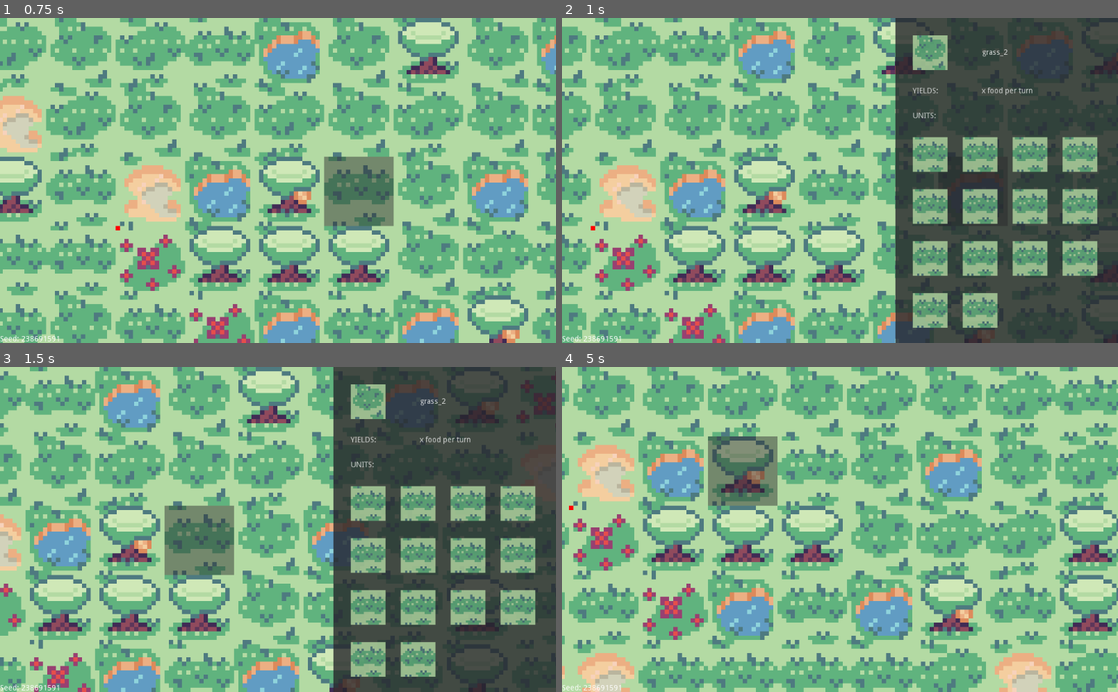
Above: before the commit, frames 1-4 (two rows, left to right).
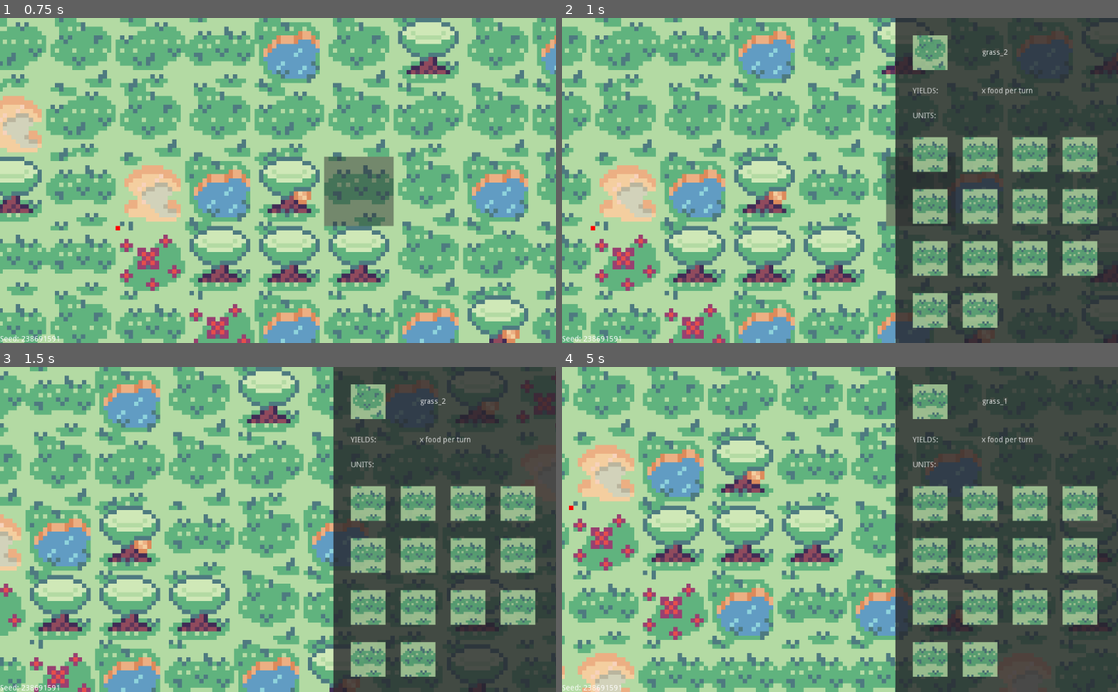
Above: after the commit, the same moments.

Repository: melonbreadjin/formiko
Game: Godot game, scene res://Game.tscn
Two runs of this game, one before a commit and one after it. Both use one fixed random seed, a clock stepped at 60 frames per second and the inputs below.
Inputs (mouse positions are in pixels of both pictures, inside the frame that each line leads up to):
- Up to frame 1 (0.75 s): tap Enter at 0.5 s; move the mouse to (400, 164) at 0.52 s; hold Right (ui_right) from 0.53 s (still down); click (400, 164) at 0.67 s
- Up to frame 2 (1 s): keep holding Right (ui_right)
- Up to frame 3 (1.5 s): release Right (ui_right) at 1.25 s; drag from (166, 545) to (250, 594) at 1.27 s
- Up to frame 4 (5 s): move the mouse to (895, 458) at 2.02 s; hold Right (ui_right) 2.03-2.75 s; click (895, 458) at 2.17 s; drag from (812, 594) to (673, 480) at 2.77 s; move the mouse to (1006, 578) at 3.52 s; hold Left (ui_left) 3.53-4.25 s; click (1006, 578) at 3.67 s; drag from (673, 480) to (756, 448) at 4.27 s

Frame 1 is identical in both runs. In frame 2, 0.4% of the frame differs, in the area x 58-60%, y 42-65%; in frame 3, 2.7%; in frame 4, 41%, in the area x 26-100%, y 0-100%.

Commit message:
Fixed mouse drag triggering sidebar signal

Diff:
--- a/Scripts/Camera.gd
+++ b/Scripts/Camera.gd
@@ -5,6 +5,10 @@
 var zoom_direction : Vector2
 
 var is_camera_dragging : bool = false
+
+var mouse_pre_drag : Vector2
+var mouse_post_drag : Vector2
+var mouse_drag_delta : Vector2
 
 func _ready() -> void:
 	limit_top = 0
@@ -16,8 +20,11 @@
 	if event is InputEventMouseButton and event.button_index == BUTTON_LEFT:
 		if event.pressed:
 			is_camera_dragging = true
+			mouse_pre_drag = event.position
 		else:
 			is_camera_dragging = false
+			mouse_post_drag = event.position
+			mouse_drag_delta = mouse_post_drag - mouse_pre_drag
 
 	if event is InputEventMouseMotion and is_camera_dragging:
 		Globals.emit_signal("highlight_tile", null, null, null)
--- a/Scripts/Game.gd
+++ b/Scripts/Game.gd
@@ -95,7 +95,7 @@
 	if event is InputEventMouseButton:
 		var mouse_position : Vector2 = event.position
 
-		if not event.pressed and event.button_index == BUTTON_LEFT:
+		if not event.pressed and event.button_index == BUTTON_LEFT and $Camera.mouse_drag_delta == Vector2.ZERO:
 			Globals.emit_signal("toggle_sidebar", {
 				"tilemap_position" : tilemap.world_to_map((mouse_position * $Camera.zoom + $Camera.position) / tilemap.scale),
 				"tile_name" : tileset.tile_get_name(tilemap.get_cellv(tilemap.world_to_map((mouse_position * $Camera.zoom + $Camera.position) / tilemap.scale))),
--- a/Scripts/UIHandler.gd
+++ b/Scripts/UIHandler.gd
@@ -14,6 +14,8 @@
 func on_highlight_tile(pos, off, zoom) -> void:
 	if pos == null:
 		$TileHighlight.visible = false
+		return
+	elif is_sidebar_active:
 		return
 	else:
 		$TileHighlight.visible = true
